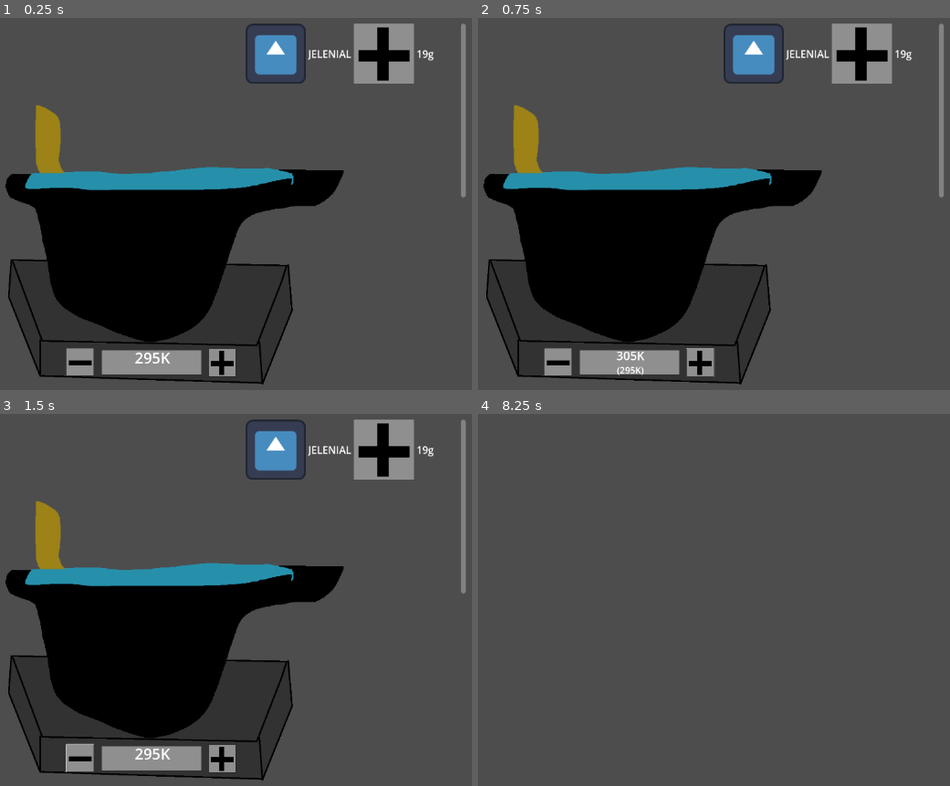
Above: before the commit, frames 1-4 (two rows, left to right).
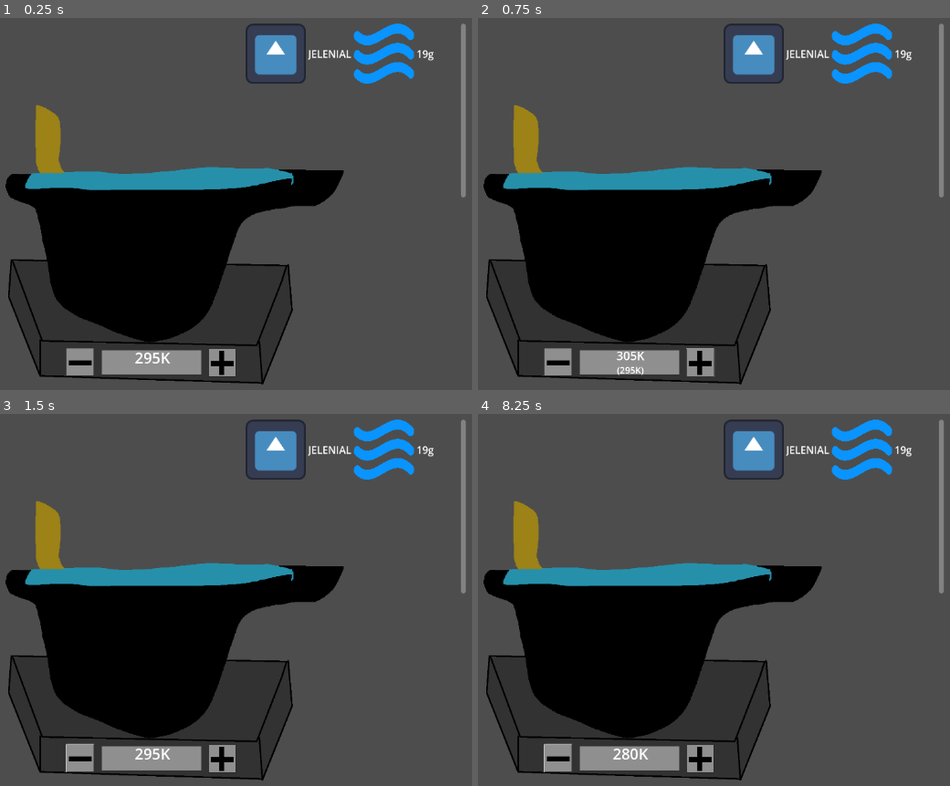
Above: after the commit, the same moments.

Repository: Gutek8134/poison-craft
Game: Godot game, scene res://scenes/prefabs/cauldron.tscn
Two runs of this game, one before a commit and one after it. Both use one fixed random seed, a clock stepped at 60 frames per second and the inputs below. The project has no main scene, so this scene is started directly. The engine's default icon, where the game draws it, is replaced by a stand-in: a white triangle on a blue panel in a dark square.
Inputs (mouse positions are in pixels of both pictures, inside the frame that each line leads up to):
- Up to frame 1 (0.25 s): no input
- Up to frame 2 (0.75 s): click (699, 363) at 0.5 s
- Up to frame 3 (1.5 s): click (80, 759) at 1.25 s
- Up to frame 4 (8.25 s): click (699, 759) at 2 s; click (558, 759) at 2.75 s; click (699, 759) at 3.5 s; click (558, 759) at 4.25 s; tap Enter at 5, 6.5, 8 s; hold Shift 5.03-5.78 s; tap Space at 5.75, 7.25 s; tap Ctrl at 5.85, 7.35 s; hold Shift 6.53-7.28 s; hold Shift from 8.03 s (still down)

The runs differ from the first frame. In frame 1, 2.1% of the frame differs, in the area x 74-88%, y 1-18%; in frame 2, 2.1%; in frame 3, 2.1%; in frame 4, 34%, in the area x 1-99%, y 1-99%.

Commit message:
Substance Representation UI is working

Diff:
--- a/scripts/cauldron.gd
+++ b/scripts/cauldron.gd
@@ -86,36 +86,45 @@
 	target_temperature -= value
 
 ## Amount in grams
-func add_substance(substance: Substance):
-	if substance.data.name not in content:
-		content[substance.data.name] = substance.amount
-		var repr := substance_representation_scene.instantiate()
-		(repr as SubstanceRepresentation).substance = substance
-		content_display.add_child(repr)
-		substance_representations[substance.data.name] = repr
-	else:
-		content[substance.data.name] += substance.amount
-		((substance_representations[substance.data.name] as Node).get_script() as SubstanceRepresentation).substance.amount = content[substance.data.name]
-	update_substance_display()
+func _add_substance(substance: SubstanceData, amount: int):
+	if amount == 0:
+		return
+
+	content[substance.name] = content.get(substance.name, 0) + amount
+
+	assert(content[substance.name] >= 0, "Content's value became negative, WTF?!")
+
+	if amount > 0:
+		if substance.name not in substance_representations:
+			var repr := substance_representation_scene.instantiate() as SubstanceRepresentation
+			repr.substance = Substance.new(substance, amount)
+			content_display.add_child(repr)
+			substance_representations[substance.name] = repr
+			return
+
+	elif content[substance.name] == 0:
+		(substance_representations[substance.name] as SubstanceRepresentation).queue_free()
+		substance_representations.erase(substance.name)
+		return
+
+	(substance_representations[substance.name] as SubstanceRepresentation).substance.amount = content[substance.name]
+
+## Amount in grams
+func add_substance(substance: SubstanceData, amount: int):
+	_add_substance(substance, amount)
+	_update_substance_display()
 	_update_ongoing_reactions()
 
 ## Amount in grams
 func add_ingredient(ingredient: Ingredient, amount: int):
 	for substance_name in ingredient.composition:
-		if substance_name not in content:
-			content[substance_name] = amount * ingredient.composition[substance_name]
-			var repr := substance_representation_scene.instantiate()
-			(repr as SubstanceRepresentation).substance = \
-				Substance.new(data_table.data[substance_name], content[substance_name])
-			content_display.add_child(repr)
-			substance_representations[substance_name] = repr
-		else:
-			content[substance_name] += amount * ingredient.composition[substance_name]
-			(substance_representations[substance_name] as SubstanceRepresentation).substance.amount = content[substance_name]
-	update_substance_display()
+		var substance_amount = amount * ingredient.composition[substance_name]
+		_add_substance(data_table.data[substance_name], substance_amount)
+
+	_update_substance_display()
 	_update_ongoing_reactions()
 
-func update_substance_display() -> void:
+func _update_substance_display() -> void:
 	for representation: SubstanceRepresentation in substance_representations.values():
 		representation.update()
 	print(content)
@@ -128,7 +137,7 @@
 	while true:
 		await temperature_change_timer.timeout
 		# print(current_temperature, "->", target_temperature)
-		if abs(target_temperature - current_temperature) <= heating_power:
+		if abs(target_temperature - current_temperature) <= heating_power * interval:
 			break
 		if current_temperature > target_temperature:
 			current_temperature -= heating_power * interval
@@ -195,22 +204,20 @@
 			_reaction_coroutine(reaction)
 
 func _reaction_coroutine(reaction: SubstanceReaction):
+	var reaction_timer := (ongoing_reactions_timers[reaction.name] as Timer)
 	while true:
-		await (ongoing_reactions_timers[reaction.name] as Timer).timeout
+		await reaction_timer.timeout
 		if reaction.name not in ongoing_reactions_timers:
 			break
-		content[reaction.substance_name] -= reaction.substance_amount
-		content[reaction.reactant_name] -= reaction.reactant_amount
-
-		if content[reaction.substance_name] == 0:
-			content.erase(reaction.substance_name)
-
-		if content[reaction.reactant_name] == 0:
-			content.erase(reaction.reactant_name)
+
+		_add_substance(data_table.data[reaction.substance_name], -reaction.substance_amount)
+		_add_substance(data_table.data[reaction.reactant_name], -reaction.reactant_amount)
 
 		for substance_name: String in reaction.outcome_substances:
-			content[substance_name] = content.get(substance_name, 0) + reaction.outcome_substances[substance_name]
+			_add_substance(data_table.data[substance_name], reaction.outcome_substances[substance_name])
+
 		_update_ongoing_reactions()
+		_update_substance_display()
 
 func _update_temperature_display() -> void:
 	temperature_display.text = "[center][font_size=50]%dK[/font_size][/center]" % current_temperature \
@@ -241,7 +248,6 @@
 		increase_target_temperature(DEFAULT_TEMPERATURE_CHANGE)
 
 func _test() -> void:
-	add_substance(Substance.new(data_table.data["Jelenial (liquid)"], 19))
-	_update_ongoing_reactions()
+	add_substance(data_table.data["Jelenial (liquid)"], 19)
 	# var printer = func(): print("%s %s" % [ongoing_reactions, content])
-	# CoroutinesLib.invoke_repeating(printer, get_tree(), self, 2, 0, 5)
+	# CoroutinesLib.invoke_repeating(printer, get_tree(), self, 1, 0, 5)
--- a/scripts/dataclasses/substance_table.gd
+++ b/scripts/dataclasses/substance_table.gd
@@ -40,7 +40,7 @@
                     substance.name,
                     0,
                     {"%s (%s)" % [substance.substance_type, SubstanceData.state_of_matter_to_string(SubstanceData.STATE_OF_MATTER.LIQUID)]:10},
-                    ReactionConditions.new(substance.melting_temperature, substance.vaporisation_temperature, []),
+                    ReactionConditions.new(substance.melting_temperature, substance.vaporisation_temperature - 1, []),
                     1),
         ]
         if substance.current_state_of_matter == SubstanceData.STATE_OF_MATTER.LIQUID:
@@ -52,7 +52,7 @@
                     substance.name,
                     0,
                     {"%s (%s)" % [substance.substance_type, SubstanceData.state_of_matter_to_string(SubstanceData.STATE_OF_MATTER.SOLID)]:10},
-                    ReactionConditions.new(0, substance.melting_temperature, []),
+                    ReactionConditions.new(0, substance.melting_temperature - 1, []),
                     1),
                 SubstanceReaction.new(
                     "%s vaporisation" % substance_name,
@@ -61,7 +61,7 @@
                     substance.name,
                     0,
                     {"%s (%s)" % [substance.substance_type, SubstanceData.state_of_matter_to_string(SubstanceData.STATE_OF_MATTER.GAS)]:10},
-                    ReactionConditions.new(substance.vaporisation_temperature, substance.ignition_temperature, []),
+                    ReactionConditions.new(substance.vaporisation_temperature, substance.ignition_temperature - 1, []),
                     1),
             ]
         if substance.current_state_of_matter == SubstanceData.STATE_OF_MATTER.SOLID:
@@ -73,7 +73,7 @@
                 substance.name,
                 0,
                 {"%s (%s)" % [substance.substance_type, SubstanceData.state_of_matter_to_string(SubstanceData.STATE_OF_MATTER.LIQUID)]:10},
-                ReactionConditions.new(substance.melting_temperature, substance.ignition_temperature, []),
+                ReactionConditions.new(substance.melting_temperature, substance.ignition_temperature - 1, []),
                 1),
             ]
         data[substance_name].possible_reactions.append_array(temperature_reactions)
Binary file changed: content/images/states of matter/gas.png
Not shown, changed: content/images/states of matter/gas.png.import
Binary file changed: content/images/states of matter/liquid.png
Not shown, changed: content/images/states of matter/liquid.png.import
Binary file changed: content/images/states of matter/solid.png
Not shown, changed: content/images/states of matter/solid.png.import
